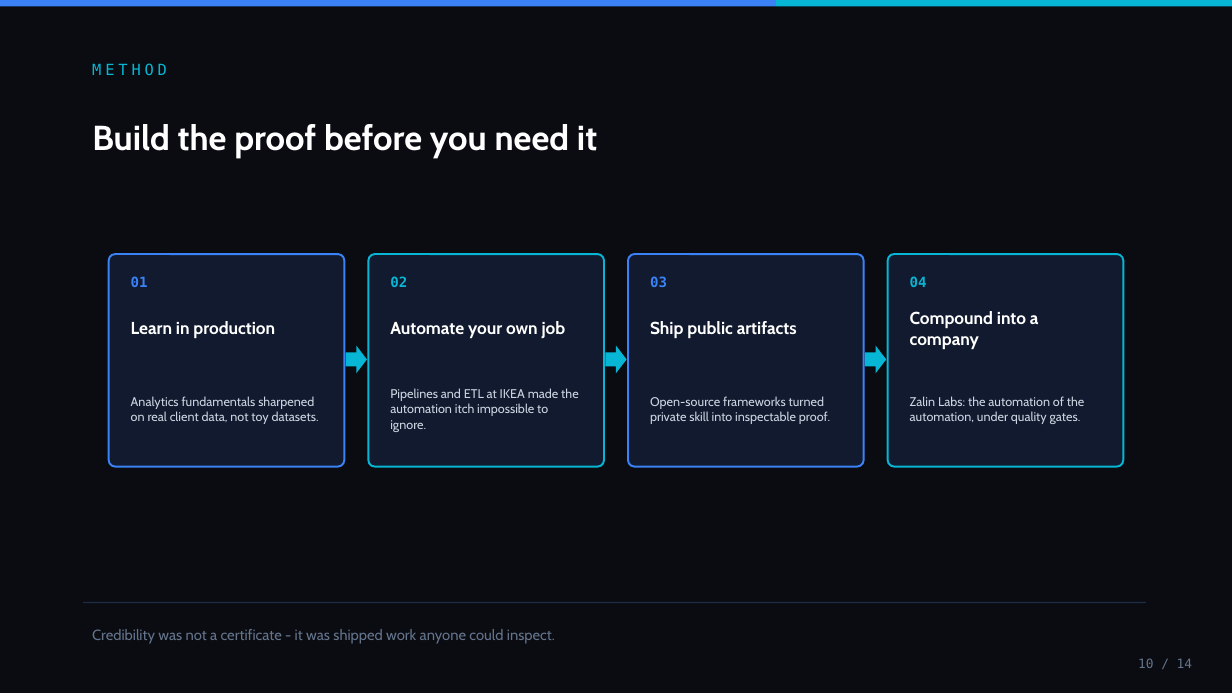
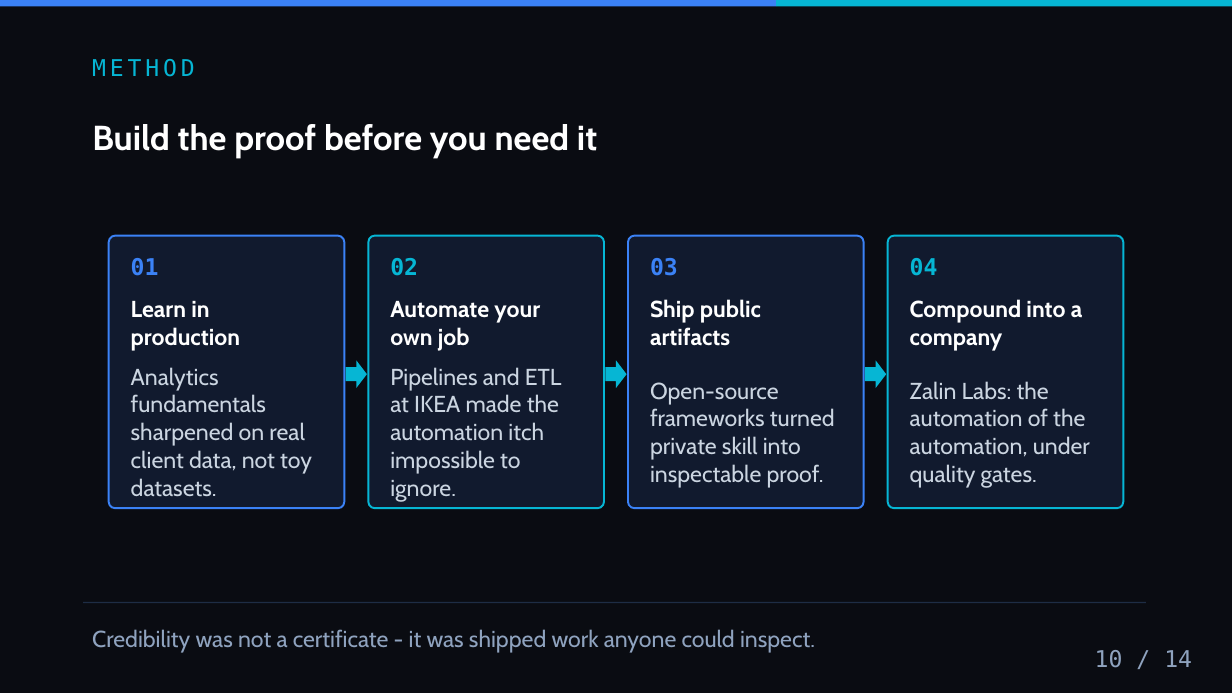
Before and after one commit to rezalianvatiady/rezalianvatiady.github.io, a slide deck: slide 10 of decks/career-journey.pptx. Drawn at 1232x693 pixels with LibreOffice and Linux fonts; fonts in the diff are those of the drawing. Boxes give left, top, right and bottom in pixels: in the first picture for what was removed or moved away, otherwise in the second. Text is boxed around its words. In the diff, an @@ line names an element or a change of style, - is before the commit and + after.

```diff
--- a/decks/career-journey.pptx
+++ b/decks/career-journey.pptx
@@ text "METHOD" at [92, 59, 195, 77]: size 12 to 18 pt @@
@@ rounded rectangle: place and size @@
-rounded rectangle at [109, 254, 345, 467]
+rounded rectangle at [109, 236, 345, 508]
@@ rounded rectangle: place and size @@
-rounded rectangle at [369, 254, 604, 467]
+rounded rectangle at [369, 236, 604, 508]
@@ rounded rectangle: place and size @@
-rounded rectangle at [628, 254, 864, 467]
+rounded rectangle at [628, 236, 864, 508]
@@ proportions changed in 4 elements at [109, 236, 345, 508], [369, 236, 604, 508], [628, 236, 864, 508], [888, 236, 1124, 508] @@
@@ rounded rectangle: place and size @@
-rounded rectangle at [888, 254, 1124, 467]
+rounded rectangle at [888, 236, 1124, 508]
@@ text "01": place and size @@
-text "01" at [131, 276, 148, 287]
+text "01" at [131, 258, 159, 276]
@@ text "02": place and size @@
-text "02" at [390, 276, 407, 287]
+text "02" at [390, 258, 418, 276]
@@ text "03": place and size @@
-text "03" at [650, 276, 667, 287]
+text "03" at [650, 258, 678, 276]
@@ size 11 to 18 pt in 4 elements at [131, 258, 159, 276], [390, 258, 418, 276], [650, 258, 678, 276], [910, 258, 938, 276] @@
@@ text "04": place and size @@
-text "04" at [910, 276, 927, 287]
+text "04" at [910, 258, 938, 276]
@@ text "Learn in production": place and size @@
-text "Learn in production" at [131, 321, 275, 339]
+text "Learn in production" at [131, 301, 240, 351]
@@ text "Automate your own job": place and size @@
-text "Automate your own job" at [390, 321, 566, 339]
+text "Automate your own job" at [390, 301, 540, 351]
@@ text "Ship public artifacts": place and size @@
-text "Ship public artifacts" at [650, 321, 797, 339]
+text "Ship public artifacts" at [650, 299, 761, 346]
@@ size 13.5 to 18 pt in 4 elements at [131, 301, 240, 351], [390, 301, 540, 351], [650, 299, 761, 346], [910, 299, 1083, 351] @@
@@ text "Compound into a company": place and size @@
-text "Compound into a company" at [910, 311, 1039, 350]
+text "Compound into a company" at [910, 299, 1083, 351]
@@ 3 right arrows: place and size @@
-3 right arrows at [346, 346, 886, 373]
+3 right arrows at [346, 360, 886, 388]
@@ size 9.8 to 18 pt in 4 elements at [131, 367, 312, 497], [390, 367, 562, 502], [650, 382, 835, 488], [910, 381, 1090, 488] @@
@@ text "Credibility was not a certificate ..." at [92, 629, 815, 653]: size 11.5 to 18 pt, text colour #64748B to #8FA3BF @@
@@ text "10 / 14": place and size @@
-text "10 / 14" at [1138, 658, 1192, 668]
+text "10 / 14" at [1095, 650, 1192, 668]
@@ text "10 / 14" at [1095, 650, 1192, 668]: size 10 to 18 pt, text colour #64748B to #8FA3BF @@
```
Also in this commit, not shown: 13 other slides changed, 20 other files.
